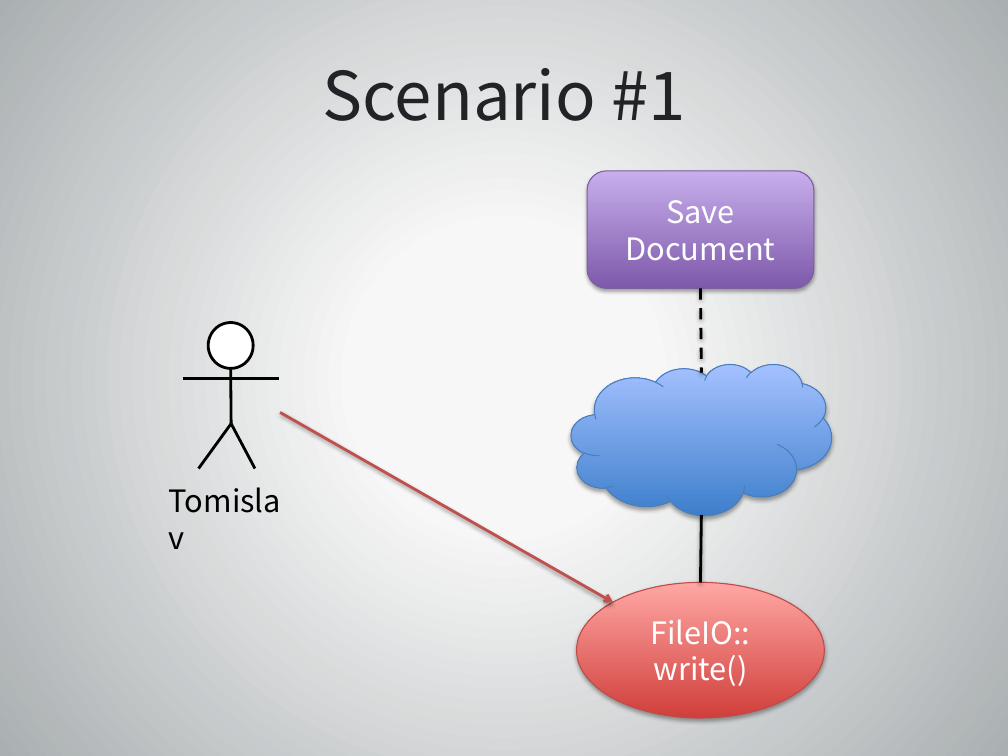
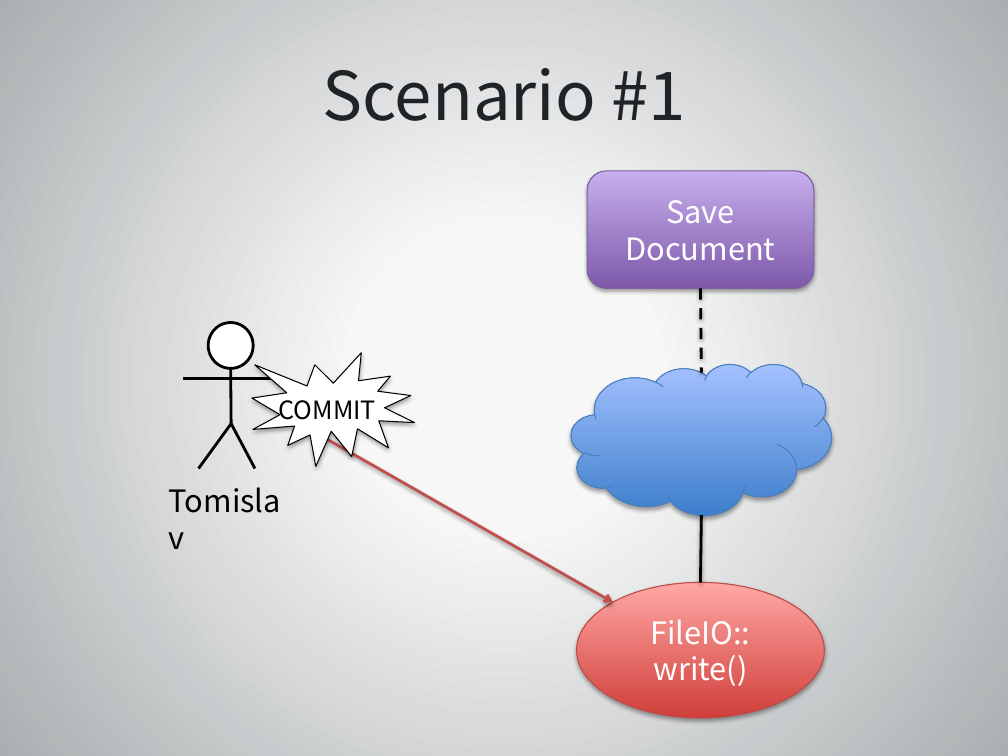
Before and after one commit to yelper/yukon, a slide deck: slide 6 of Presentation/yukon final presentation.pptx. Drawn at 1008x756 pixels with LibreOffice and Linux fonts; fonts in the diff are those of the drawing. Boxes give left, top, right and bottom in pixels: in the first picture for what was removed or moved away, otherwise in the second. Text is boxed around its words. In the diff, an @@ line names an element or a change of style, - is before the commit and + after.

```diff
--- a/Presentation/yukon final presentation.pptx
+++ b/Presentation/yukon final presentation.pptx
@@ irregular seal added at (x1=252, y1=353, x2=414, y2=467), fill #FFFFFF, outline #000000 0.75 pt @@
@@ text added at (x1=279, y1=393, x2=376, y2=420), 18 pt, text #000000 @@
+COMMIT
```
Also in this commit, not shown: 5 other slides changed, 1 slide removed.
